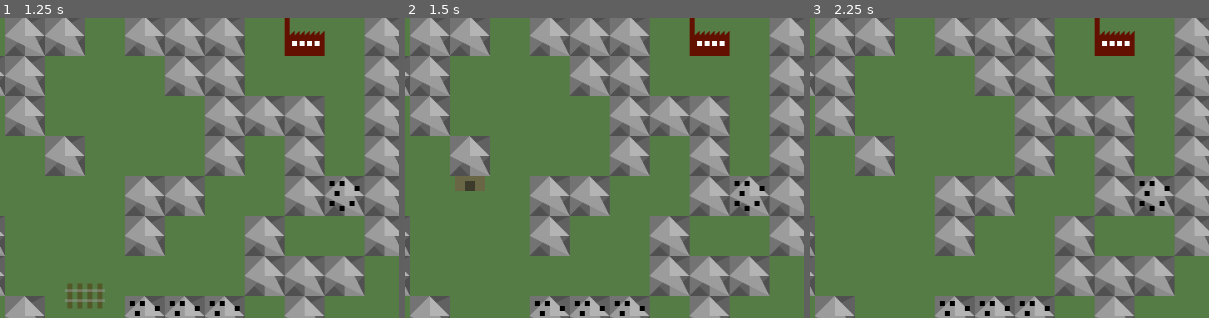
Above: before the commit, frames 1-3 (left to right).
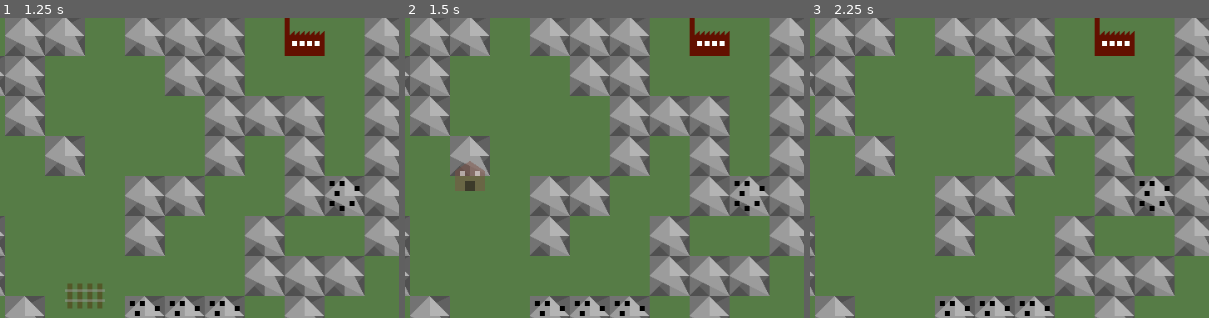
Above: after the commit, the same moments.

Repository: Godsmith/trainfinity3
Game: Godot game, scene res://scenes/overground.tscn
Two runs of this game, one before a commit and one after it. Both use one fixed random seed, a clock stepped at 60 frames per second and the inputs below.
Inputs:
- Up to frame 1 (1.25 s): click "Track" at 0.5 s
- Up to frame 2 (1.5 s): click "Station" at 1.25 s
- Up to frame 3 (2.25 s): click "Train" at 2 s
The pictures show only the part of the screen within x 0-50%, y 39-89%; the shares and areas given below are measured in that part.

Frame 1 is identical in both runs. In frame 2, 0.2% of the frame differs, in the area x 13-21%, y 47-53%; in frame 3, nothing differs.

Commit message:
Fix z ordering

Diff:
--- a/scenes/factory.tscn
+++ b/scenes/factory.tscn
@@ -1,13 +1,11 @@
-[gd_scene load_steps=3 format=3 uid="uid://bwtjmen3o0mo2"]
-
-[ext_resource type="Script" uid="uid://b2y7rsqb0bxqi" path="res://scripts/station.gd" id="1_r3gb1"]
+[gd_scene load_steps=2 format=3 uid="uid://bwtjmen3o0mo2"]
 
 [sub_resource type="OccluderPolygon2D" id="OccluderPolygon2D_rod8h"]
 cull_mode = 2
 polygon = PackedVector2Array(-8, -8, -6, -8, -6, -2, 8, -2, 8, 8, -8, 8)
 
 [node name="Factory" type="Node2D" groups=["factories"]]
-script = ExtResource("1_r3gb1")
+z_index = 1
 
 [node name="Polygon2D" type="Polygon2D" parent="."]
 position = Vector2(-8, 8)
--- a/scenes/station.tscn
+++ b/scenes/station.tscn
@@ -7,6 +7,7 @@
 polygon = PackedVector2Array(-6, -2, 0, -6, 6, -2, 6, 6, -6, 6)
 
 [node name="Station" type="Node2D" groups=["stations"]]
+z_index = 1
 script = ExtResource("1_rod8h")
 
 [node name="Polygon2D" type="Polygon2D" parent="."]
@@ -39,6 +40,7 @@
 
 [node name="Chunk" type="Polygon2D" parent="."]
 visible = false
+z_index = 1
 position = Vector2(0, 2)
 polygon = PackedVector2Array(-4, -2, -2, -2, -2, -4, -4, -4)
 
--- a/scenes/train.tscn
+++ b/scenes/train.tscn
@@ -9,6 +9,7 @@
 polygon = PackedVector2Array(-5.47687, -2.52878, 5.51235, -2.51152, 5.52185, 2.49494, -5.47687, 2.49494)
 
 [node name="Train" type="Path2D"]
+z_index = 3
 curve = SubResource("Curve2D_68jl8")
 script = ExtResource("1_68jl8")
 
--- a/scripts/game.gd
+++ b/scripts/game.gd
@@ -8,9 +8,7 @@
 # - ore patch size
 
 # TODO
-# - some tracks above trains
 # - don't allow building track on mountains
-# - tracks not above stations
 # - trains, rails and stations should have a cost
 # - train collisions
 # - trains cannot turn so quickly
@@ -23,7 +21,7 @@
 
 const GRID_SIZE := 32
 const TILE := Vector2(Global.TILE_SIZE, Global.TILE_SIZE)
-const SCALE_FACTOR := 2  # Don't remember where I set this
+const SCALE_FACTOR := 2 # Don't remember where I set this
 enum GUI_STATE {NONE, TRACK, STATION, TRAIN1, TRAIN2, LIGHT, DESTROY}
 
 const FACTORY = preload("res://scenes/factory.tscn")
@@ -78,7 +76,7 @@
 			x += Global.TILE_SIZE * dx_sign
 		if y != stop.y:
 			y += Global.TILE_SIZE * dy_sign
-		out.append(Vector2(x,y))
+		out.append(Vector2(x, y))
 	return out
 
 
@@ -99,8 +97,8 @@
 	factory.position = Vector2(0, 0)
 	add_child(factory)
 
-	for x in range(-GRID_SIZE/2, GRID_SIZE):
-		for y in range(-GRID_SIZE/2, GRID_SIZE):
+	for x in range(-GRID_SIZE / 2, GRID_SIZE):
+		for y in range(-GRID_SIZE / 2, GRID_SIZE):
 			if x >= -1 and x <= 1 and y >= -1 and y <= 1:
 				# Do not place around starting factory
 				continue
@@ -112,7 +110,7 @@
 				# maybe add ore inside this wall
 				if randf() < ore_chance:
 					var ore = ORE.instantiate()
-					ore.position = Vector2.ZERO   # relative to wall
+					ore.position = Vector2.ZERO # relative to wall
 					wall.add_child(ore)
 
 
@@ -128,7 +126,7 @@
 		elif event.button_index == MOUSE_BUTTON_WHEEL_UP and not event.is_echo():
 			camera.zoom_camera(1.1)
 		elif event.button_index == MOUSE_BUTTON_WHEEL_DOWN and not event.is_echo():
-			camera.zoom_camera(1/1.1)
+			camera.zoom_camera(1 / 1.1)
 
 	if event is InputEventMouseButton and event.is_released() and event.button_index == MOUSE_BUTTON_LEFT:
 		match gui_state:
@@ -165,7 +163,7 @@
 	ghost_tracks.clear()
 	for i in len(ghost_track_tile_positions) - 1:
 		var pos1 = ghost_track_tile_positions[i]
-		var pos2 = ghost_track_tile_positions[i+1]
+		var pos2 = ghost_track_tile_positions[i + 1]
 		var position = pos1.lerp(pos2, 0.5)
 		var ghost_track := Track.create(pos1, pos2)
 		ghost_track.set_ghost_status(true)
@@ -187,7 +185,7 @@
 		_add_position_to_astar(position)
 		ids.append(astar_id_from_position[position])
 	for i in range(1, len(ids)):
-		astar.connect_points(ids[i-1], ids[i])
+		astar.connect_points(ids[i - 1], ids[i])
 	ghost_tracks.clear()
 
 func _add_position_to_astar(position):
@@ -230,7 +228,7 @@
 	ghost_station.visible = false
 	ghost_light.visible = false
 	for station: Station in _real_stations():
-		station.modulate = Color(1,1,1,1)
+		station.modulate = Color(1, 1, 1, 1)
 
 	if new_state == GUI_STATE.TRACK:
 		ghost_track.visible = true
@@ -256,11 +254,11 @@
 	if gui_state == GUI_STATE.TRAIN1:
 		var id1 = astar_id_from_position[station.position.round()]
 		for other_station: Station in _real_stations():
-			station.modulate = Color(1,1,1,1)
+			station.modulate = Color(1, 1, 1, 1)
 			if other_station != station:
 				var id2 = astar_id_from_position[other_station.position.round()]
 				if astar.get_point_path(id1, id2):
-					other_station.modulate = Color(0,1,0,1)
+					other_station.modulate = Color(0, 1, 0, 1)
 		selected_station = station
 		gui_state = GUI_STATE.TRAIN2
 	elif gui_state == GUI_STATE.TRAIN2:
